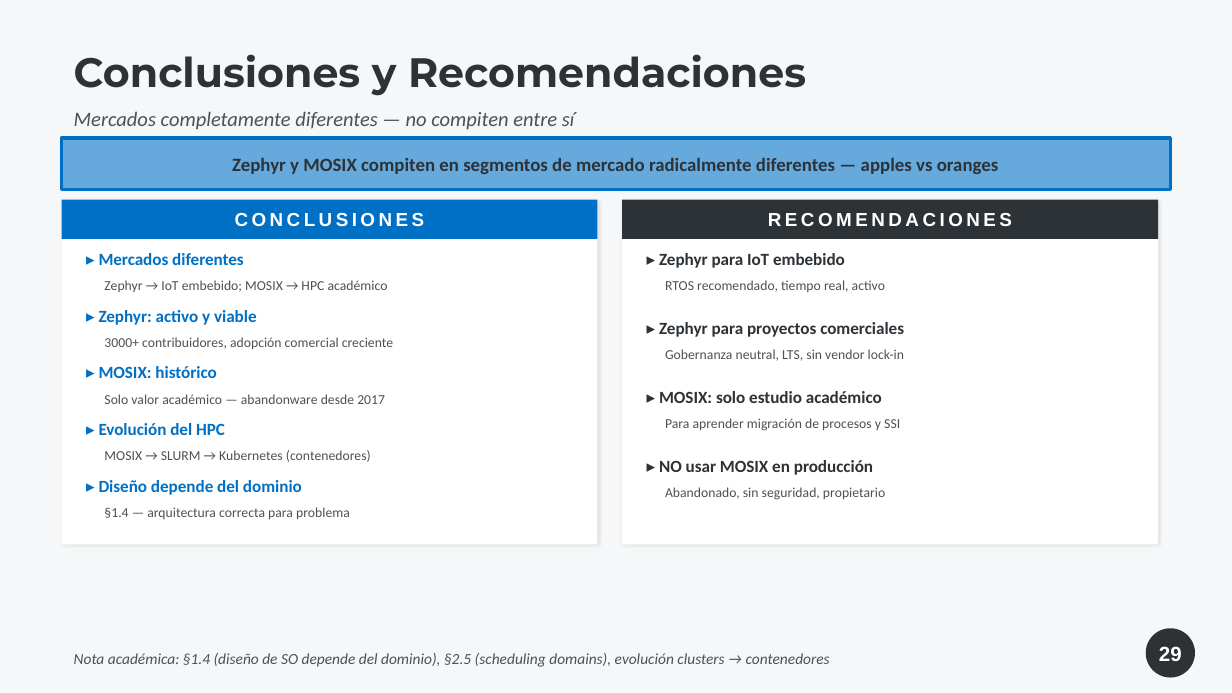
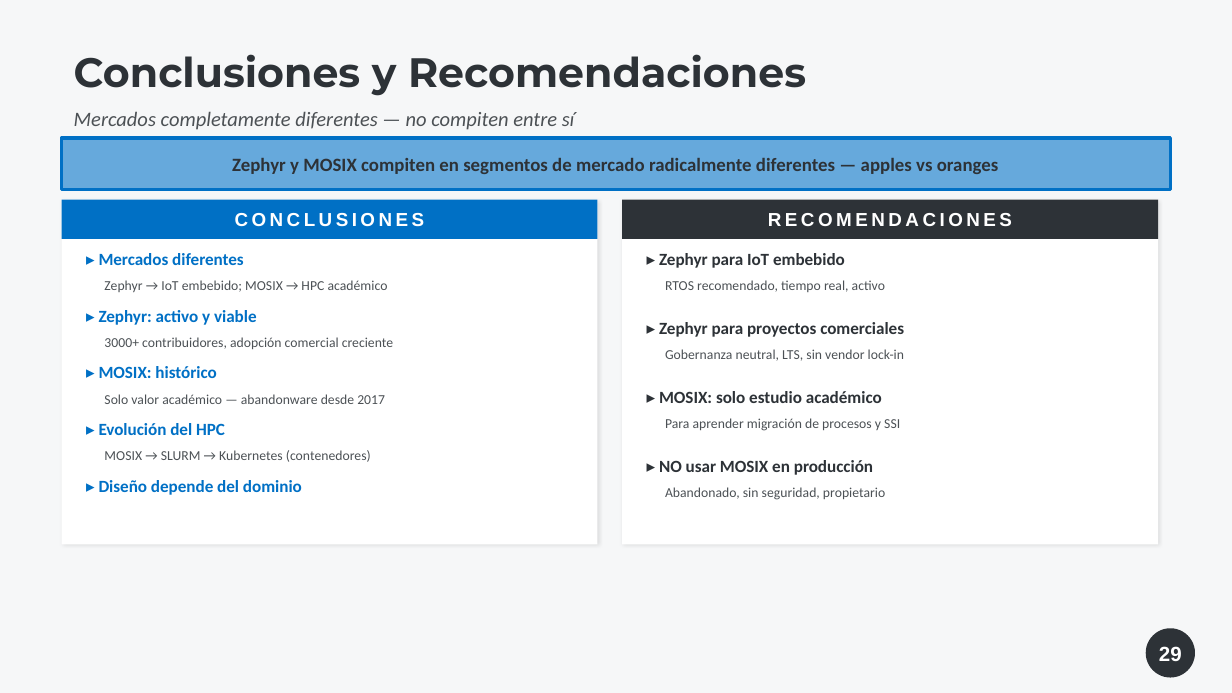
Before and after one commit to LucasIvanCardozo/TP-especial-SO, a slide deck: slide 29 of TP_Especial_Zephyr_MOSIX_v2.pptx. Drawn at 1232x693 pixels with LibreOffice and Linux fonts; fonts in the diff are those of the drawing. Boxes give left, top, right and bottom in pixels: in the first picture for what was removed or moved away, otherwise in the second. Text is boxed around its words. In the diff, an @@ line names an element or a change of style, - is before the commit and + after.

```diff
--- a/TP_Especial_Zephyr_MOSIX_v2.pptx
+++ b/TP_Especial_Zephyr_MOSIX_v2.pptx
@@ text removed at [104,507,350,519] @@
-§1.4 — arquitectura correcta para problema
@@ text removed at [74,653,830,667] @@
-Nota académica: §1.4 (diseño de SO depende del dominio), §2.5 (scheduling domains), evolución clusters → contenedores
```
Also in this commit, not shown: 26 other slides changed, 7 other files.
